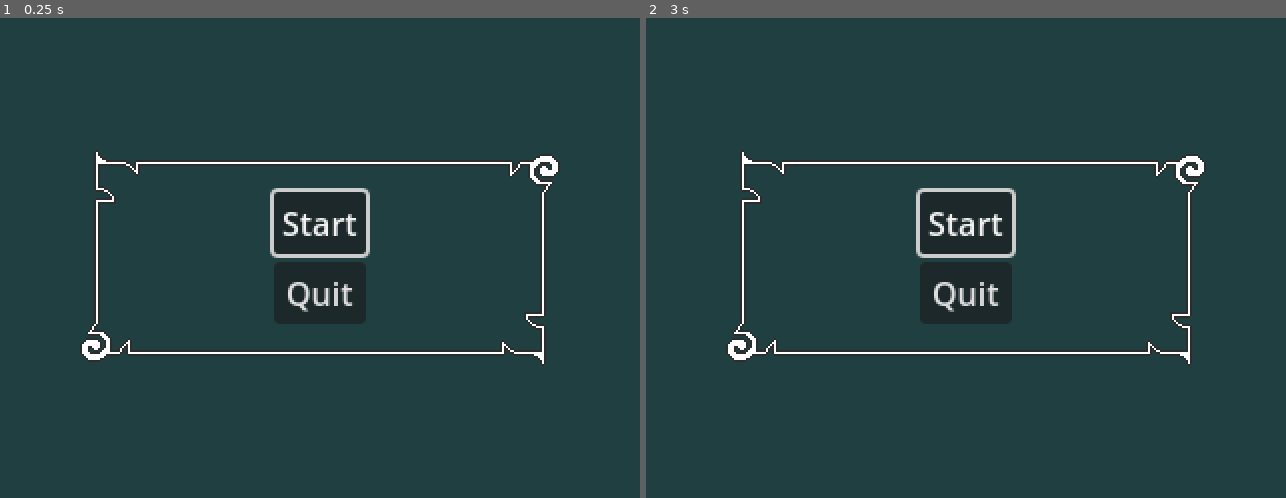
Above: before the commit, frames 1-2 (left to right).
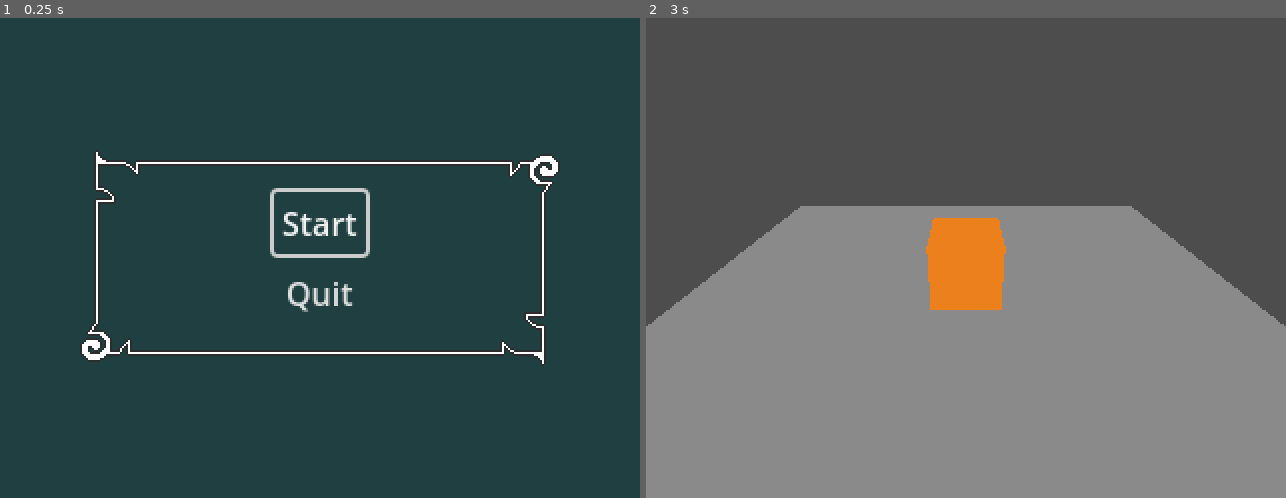
Above: after the commit, the same moments.

Repository: AlphaRed/BerryNutHarvest
Game: Godot game, scene res://menu.tscn
The game is run twice, just before and just after one commit, with the same random seed, the same clock (stepped at 60 frames per second) and the same inputs.
Inputs:
- Up to frame 1 (0.25 s): no input
- Up to frame 2 (3 s): click "Start" at 0.5 s; click "Start" at 1.25 s; click "Start" at 2 s; tap Enter at 2.75 s

The runs differ from the first frame. In frame 2, 100% of the frame differs, in the area x 0-100%, y 0-100%.

Commit message:
Update window size/resolution and added test scene

Diff:
--- a/menu.gd
+++ b/menu.gd
@@ -4,7 +4,7 @@
 	$VBoxContainer/StartButton.grab_focus()
 
 func _on_start_button_pressed():
-	#get_tree().change_scene()
+	get_tree().change_scene_to_file("res://tiny_mouse_house.tscn")
 	pass
 
 func _on_quit_button_pressed():
--- a/menu.tscn
+++ b/menu.tscn
@@ -36,11 +36,13 @@
 layout_mode = 2
 focus_neighbor_top = NodePath("../QuitButton")
 text = "Start"
+flat = true
 
 [node name="QuitButton" type="Button" parent="VBoxContainer"]
 layout_mode = 2
 focus_neighbor_bottom = NodePath("../StartButton")
 text = "Quit"
+flat = true
 
 [node name="TextureRect" type="TextureRect" parent="."]
 layout_mode = 1
@@ -56,7 +58,6 @@
 grow_horizontal = 2
 grow_vertical = 2
 texture = ExtResource("2_8607m")
-expand_mode = 1
 
 [connection signal="pressed" from="VBoxContainer/StartButton" to="." method="_on_start_button_pressed"]
 [connection signal="pressed" from="VBoxContainer/QuitButton" to="." method="_on_quit_button_pressed"]
--- a/project.godot
+++ b/project.godot
@@ -19,9 +19,12 @@
 
 window/size/viewport_width=320
 window/size/viewport_height=240
+window/size/window_width_override=1366
+window/size/window_height_override=768
 window/stretch/mode="viewport"
 
 [rendering]
 
+textures/canvas_textures/default_texture_filter=0
 renderer/rendering_method="gl_compatibility"
 renderer/rendering_method.mobile="gl_compatibility"
--- /dev/null
+++ b/tiny_mouse_house.tscn
@@ -0,0 +1,30 @@
+[gd_scene load_steps=5 format=3 uid="uid://cnpeelowtafpv"]
+
+[sub_resource type="BoxMesh" id="BoxMesh_a0plh"]
+
+[sub_resource type="StandardMaterial3D" id="StandardMaterial3D_obmp7"]
+albedo_color = Color(0.92549, 0.501961, 0.121569, 1)
+
+[sub_resource type="PlaneMesh" id="PlaneMesh_2y8ok"]
+
+[sub_resource type="Environment" id="Environment_2fkpf"]
+ambient_light_source = 2
+ambient_light_color = Color(1, 1, 1, 1)
+reflected_light_source = 1
+
+[node name="TinyMouseHouse" type="Node3D"]
+
+[node name="Camera3D" type="Camera3D" parent="."]
+transform = Transform3D(1, 0, 0, 0, 0.866025, 0.5, 0, -0.5, 0.866025, 0, 3.37832, 4)
+
+[node name="TestCube" type="MeshInstance3D" parent="."]
+transform = Transform3D(1, 0, 0, 0, 1, 0, 0, 0, 1, 0, 1, 0)
+mesh = SubResource("BoxMesh_a0plh")
+surface_material_override/0 = SubResource("StandardMaterial3D_obmp7")
+
+[node name="TestPlane" type="MeshInstance3D" parent="."]
+transform = Transform3D(5, 0, 0, 0, 5, 0, 0, 0, 5, 0, 0, 0)
+mesh = SubResource("PlaneMesh_2y8ok")
+
+[node name="WorldEnvironment" type="WorldEnvironment" parent="."]
+environment = SubResource("Environment_2fkpf")
